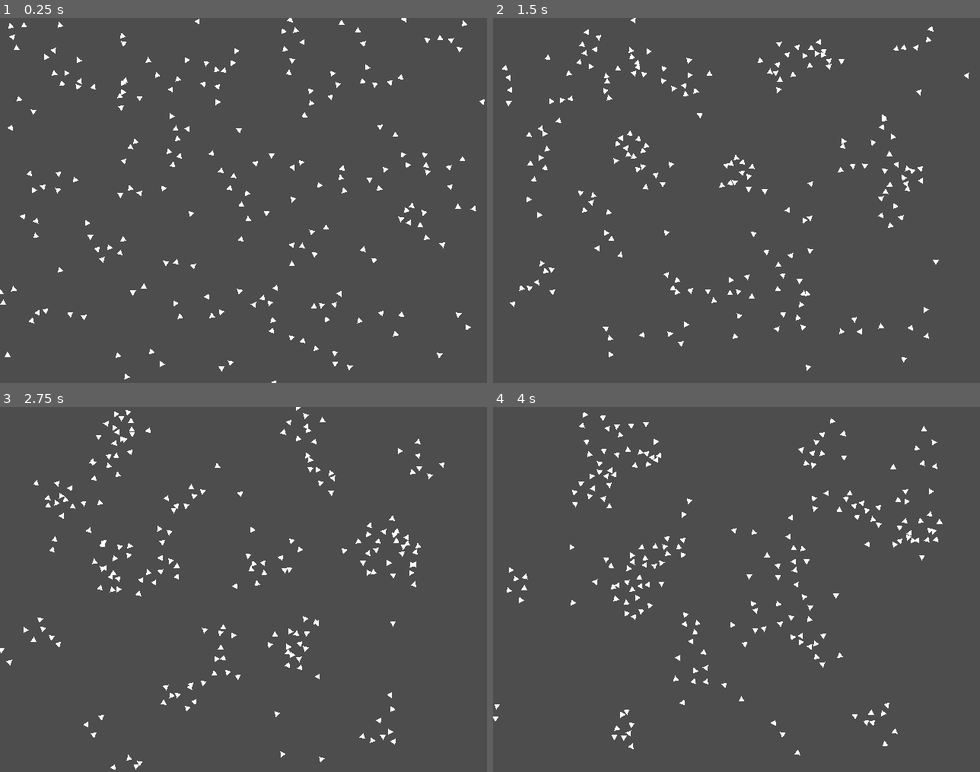
Above: before the commit, frames 1-4 (two rows, left to right).
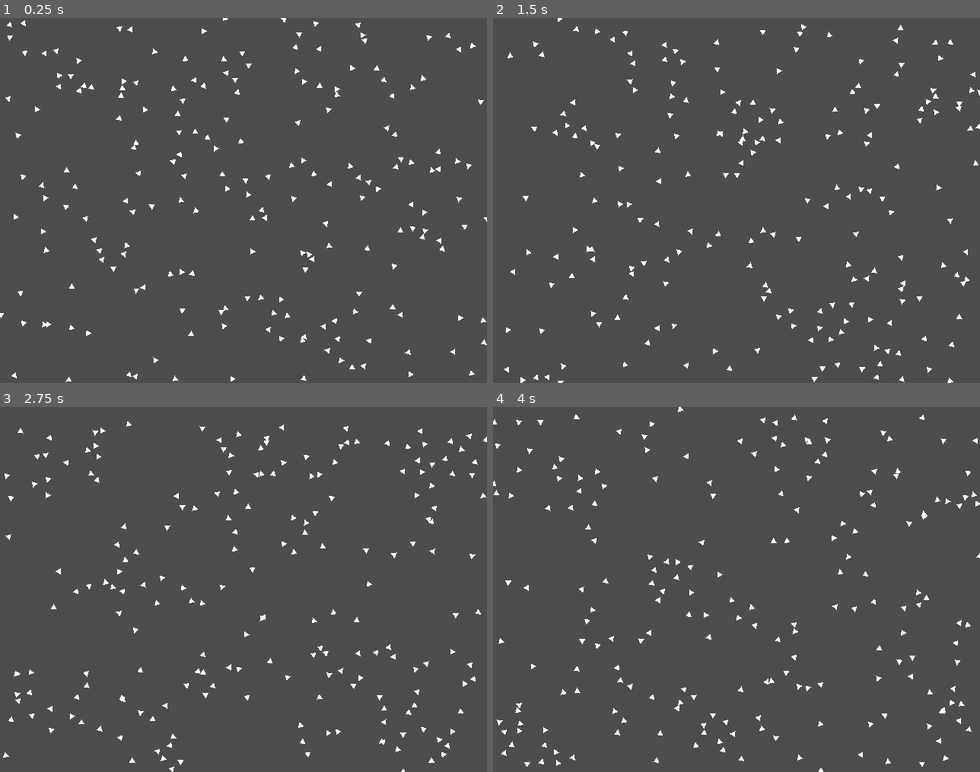
Above: after the commit, the same moments.

Repository: 5310/learning-godot-boids
Game: Godot game, scene res://root.tscn
Same seed, same stepped clock (60 frames per second), same inputs: the game is played once before the commit and once after it.
Inputs:
- Up to frame 1 (0.25 s): no input
- Up to frame 2 (1.5 s): no input
- Up to frame 3 (2.75 s): no input
- Up to frame 4 (4 s): no input

The runs differ from the first frame. In frame 1, 3.3% of the frame differs, in the area x 0-100%, y 0-100%; in frame 2, 3.6%; in frame 3, 3.5%; in frame 4, 3.6%.

Commit message:
Weights refactor

Diff:
--- a/boid.gd
+++ b/boid.gd
@@ -3,41 +3,47 @@
 
 @onready var screen_rect = get_viewport_rect()
 
-static var timescale = 60
-static var heat = 0.0
-static var speed: float = 1.0
+static var timescale: float = 60
+static var optimization: int = 0b00
+static var speed: float = 1
 static var radius: float = 20
 static var range: float = 50
-static var separation: float = 0.01
-static var alignment: float = 0.01
-static var cohesion: float = 0.01
+static var alignment: float = 1
+static var cohesion: float = 1
+static var separation: float = 1
+static var heat: float = 0
+static var impetus: float = 0
+
 
 
 func _ready() -> void:
 	position = Vector2(randf() * screen_rect.size.x, randf() * screen_rect.size.y)
 	rotation = randf() * TAU
+	var opt = 0.25
+	set_collision_layer(2 ** (randi() % 3))
+	set_collision_mask(0b1111 - ((2 ** 0) - 1))
 
 
 func _process(delta: float) -> void:
-
 	$CollisionShape2D.shape.radius = max(radius, 10)
 
 	var neighbors = get_overlapping_areas()
-	var cohesion_target = neighbors.reduce(func (sum, neighbor): return sum + neighbor.position, Vector2(0, 0))/(neighbors.size() if neighbors else 1) - position
 	var alignment_target = Vector2.RIGHT.rotated(neighbors.reduce(func (sum, neighbor): return sum + neighbor.rotation, 0)/(neighbors.size() if neighbors else 1))
+	var cohesion_target = neighbors.reduce(func (sum, neighbor): return sum + neighbor.position, position)/(neighbors.size()+1 if neighbors else 1) - position
 	var separation_target = Vector2()
 	for neighbor in neighbors:
 		var distance = neighbor.position - position
 		if distance.length() < radius:
 			separation_target -= distance.normalized() * (radius - distance.length())
-	var jitter = randf_range(-1, +1) * TAU * delta * (1 if randf() < heat else 0)
 
-	var bearing = Vector2.RIGHT.rotated(rotation)
-	bearing += (alignment_target * alignment + cohesion_target * cohesion + separation_target * separation) * delta * timescale
-	bearing = bearing.normalized()
+	print(alignment)
+	var target = impetus * Vector2.RIGHT.rotated(rotation) + alignment_target * alignment + cohesion_target * cohesion + separation_target * separation
+	var bearing = target.normalized()
 
 	translate(bearing * speed * delta * timescale)
 	rotation = bearing.angle()
+
+	var jitter = randf_range(-1, +1) * TAU * delta * (1 if randf() < heat else 0)
 	rotate(jitter)
 
 	position.x = wrapf(position.x, screen_rect.position.x, screen_rect.end.x)
--- a/boid.tscn
+++ b/boid.tscn
@@ -9,6 +9,8 @@
 [node name="Boid" type="Area2D"]
 rotation = 1.5708
 scale = Vector2(0.0933333, 0.0933333)
+collision_layer = 15
+collision_mask = 15
 script = ExtResource("1_okvy1")
 
 [node name="CircleShape" type="Polygon2D" parent="."]
--- a/root.gd
+++ b/root.gd
@@ -4,13 +4,15 @@
 @export_range(20, 500) var population: int = 200
 var boid_scene = preload("res://boid.tscn")
 
-@export_range(0, 1) var heat: float = 0.1
-@export_range(0, 100) var speed: float = 1.0
+@export_range(0b00, 0b11, 0b1) var optimization: int = 0b00
+@export_range(0, 100) var speed: float = 1
 @export_range(0, 100) var range: float = 50
 @export_range(0, 100) var radius: float = 20
-@export_range(0, 1) var separation: float = 0.01
-@export_range(0, 1) var alignment: float = 0.01
-@export_range(0, 1) var cohesion: float = 0.005
+@export_range(0, 1, 0.01, "suffix:**2") var alignment: float = 0.5
+@export_range(0, 1, 0.01, "suffix:**2") var cohesion: float = 0.2
+@export_range(0, 1, 0.01, "suffix:**2") var separation: float = 0.5
+@export_range(0, 1, 0.01, "suffix:**2") var heat: float = 0.1
+@export_range(0, 100, 0.1) var impetus: float = 20
 
 
 func _ready() -> void:
@@ -19,10 +21,12 @@
 		add_child(boid)
 
 func _process(delta: float) -> void:
-	Boid.heat = heat
+	Boid.optimization = optimization
 	Boid.speed = speed
 	Boid.range = range
 	Boid.radius = radius
-	Boid.separation = separation
-	Boid.alignment = alignment
-	Boid.cohesion = cohesion
+	Boid.alignment = alignment ** 3
+	Boid.cohesion = cohesion ** 3
+	Boid.separation = separation ** 3
+	Boid.heat = heat ** 3
+	Boid.impetus = impetus
Not shown, changed: docs/index.144x144.png.import
Not shown, changed: docs/index.180x180.png.import
Not shown, changed: docs/index.512x512.png.import
Not shown, changed: docs/index.apple-touch-icon.png.import
Not shown, changed: docs/index.icon.png.import
Not shown, changed: docs/index.png.import
